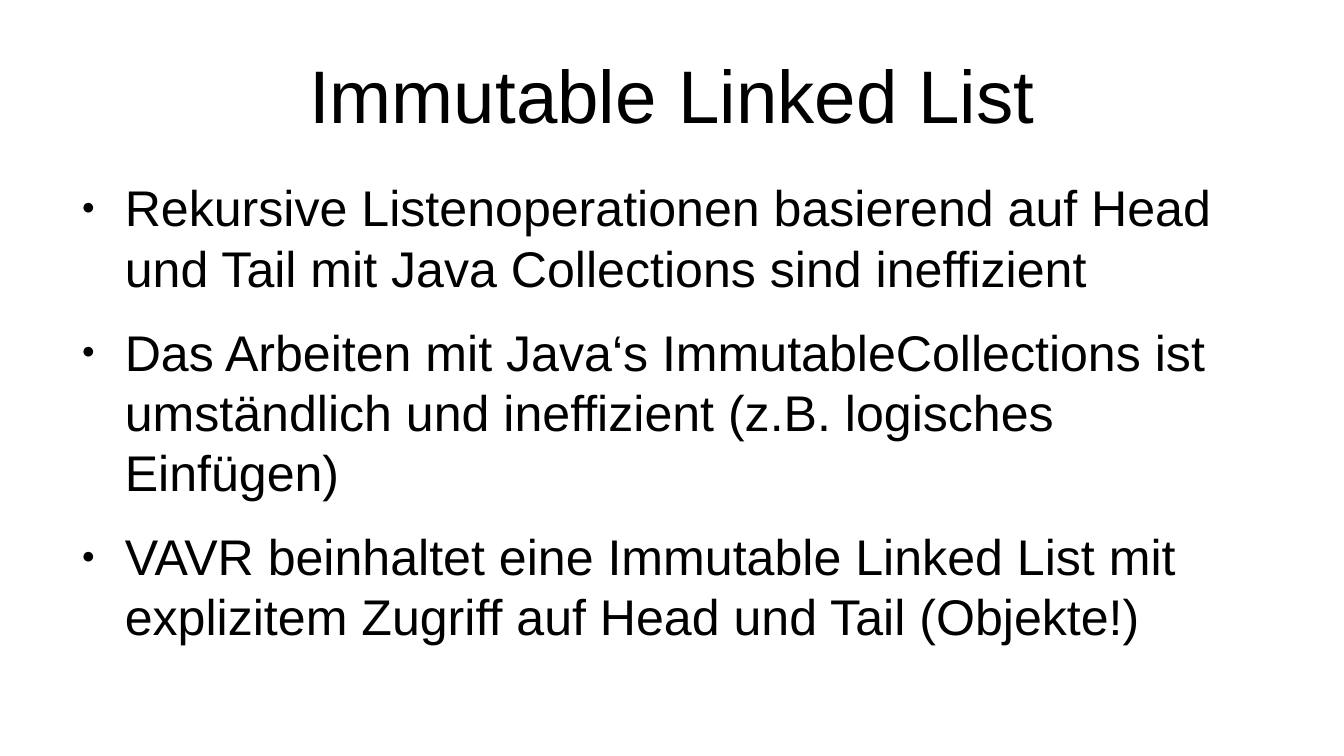
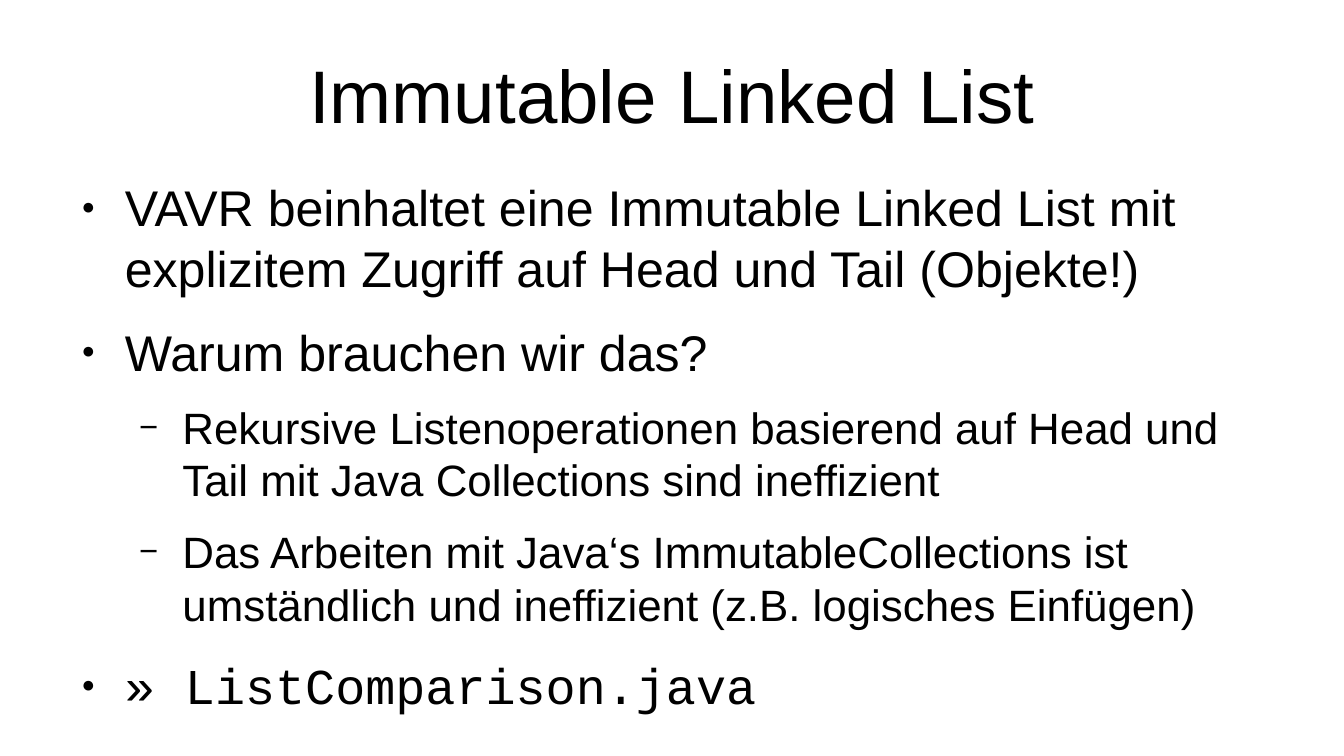
Before and after one commit to p3et/vavr-demo, a slide deck: slide 7 of coffee talk.odp. Drawn at 1344x756 pixels with LibreOffice and Linux fonts; fonts in the diff are those of the drawing. Boxes give left, top, right and bottom in pixels: in the first picture for what was removed or moved away, otherwise in the second. Text is boxed around its words. In the diff, an @@ line names an element or a change of style, - is before the commit and + after.

```diff
--- a/coffee talk.odp
+++ b/coffee talk.odp
@@ text at bbox=[125, 189, 1176, 372]: paragraphs added @@
+● VAVR beinhaltet eine Immutable Linked List mit explizitem Zugriff auf Head und Tail (Objekte!)
+● Warum brauchen wir das?
@@ text at bbox=[182, 412, 1218, 630]: size 29.6 to 25.9 pt in "Rekursive Listenoperationen basierend auf Head und Tail ...", "Das Arbeiten mit Java‘s ImmutableCollections ist umständlich ..."; bullet ● to −; list level 1 to 2 in "Rekursive Listenoperationen basierend auf Head ..."; list level 1 to 2 in "Das Arbeiten mit Java‘s ImmutableCollections ..." @@
@@ text at bbox=[125, 538, 1176, 645]: text changed; font Arial to Courier New @@
-● VAVR beinhaltet eine Immutable Linked List mit explizitem Zugriff auf Head und Tail (Objekte!)
+● » ListComparison.java
```
Also in this commit, not shown: 2 other slides changed, 1 other file.
